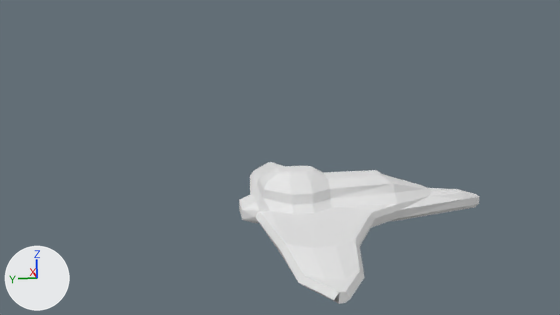
Renders of the Blender file assets/blend/ship.blend from each side of a commit.
Camera for both pictures: the file's camera 'Camera'. Every picture has the same lights, and +X, +Y and +Z are marked at lower left.

The scene before the commit, as lines of its bpy script (objects in view):
```python
me_plane = bpy.data.meshes.new('Plane')
me_plane.from_pydata(...)  # 193 vertices, 203 faces; spans x -9.1..9.1, y -9.8..2.8, z -0.8..1.8
ob_ship = bpy.data.objects.new('ship', me_plane)
ob_ship.location = (0.0, 0.0, 0.0)
```
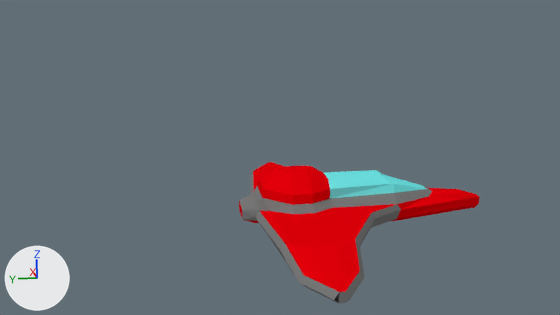
Commit message: Add fat materials for the ship

Changed parts and their boxes [x1, y1, x2, y2] in the pictures (560 x 315 px):
part 1 of me_plane, recoloured (white to red)
    both: [239, 166, 480, 292]
part 2 of me_plane, recoloured
    both: [254, 162, 286, 171]
part 3 of me_plane, recoloured (white to cyan)
    both: [324, 170, 426, 199]
part 4 of me_plane, recoloured (white to grey)
    both: [239, 172, 432, 260]
part 5 of me_plane, recoloured (white to grey)
    both: [280, 239, 365, 304]

Edits to the bpy script that builds the scene:
```text
Add mat_cockpit:
    mat_cockpit = diffuse_material('cockpit')
    mat_cockpit.base_color = (0.159, 0.8, 0.8)  # cyan #6fe7e7
Add mat_outline:
    mat_outline = diffuse_material('outline')
    mat_outline.base_color = (0.19, 0.19, 0.19)  # grey #797979
Add mat_ship:
    mat_ship = diffuse_material('ship')
    mat_ship.base_color = (0.8, 0.0, 0.00308)  # red #e7000a
Change me_plane:
    where me_plane.from_pydata(...)  # 193 vertices, 203 faces; spans x -9.1..9.1, y -9.8..2.8, z -0.8..1.8
    used by ob_ship; location = (0.0, 0.0, 0.0)
    me_plane part 1: 109 of the faces centred in x -8.6..4.1, y -9.8..2.8, z -0.8..1.8 switch from no material to mat_ship (red #e7000a)
    me_plane part 2: 18 of the faces centred in x 5.8..8.6, y -1.0..1.0, z -0.8..0.2 switch from no material to mat_ship (red #e7000a)
    me_plane part 3: all 9 faces centred in x -0.9..1.0, y -5.8..-2.9, z 0.7..1.4 switch from no material to mat_cockpit (cyan #6fe7e7)
    me_plane part 4: 45 of the faces centred in x -4.0..4.0, y -7.0..2.6, z -0.4..0.6 switch from no material to mat_outline (grey #797979)
    me_plane part 5: 11 of the faces centred in x -9.1..-6.5, y -1.4..1.4, z -0.7..-0.2 switch from no material to mat_outline (grey #797979)
```
